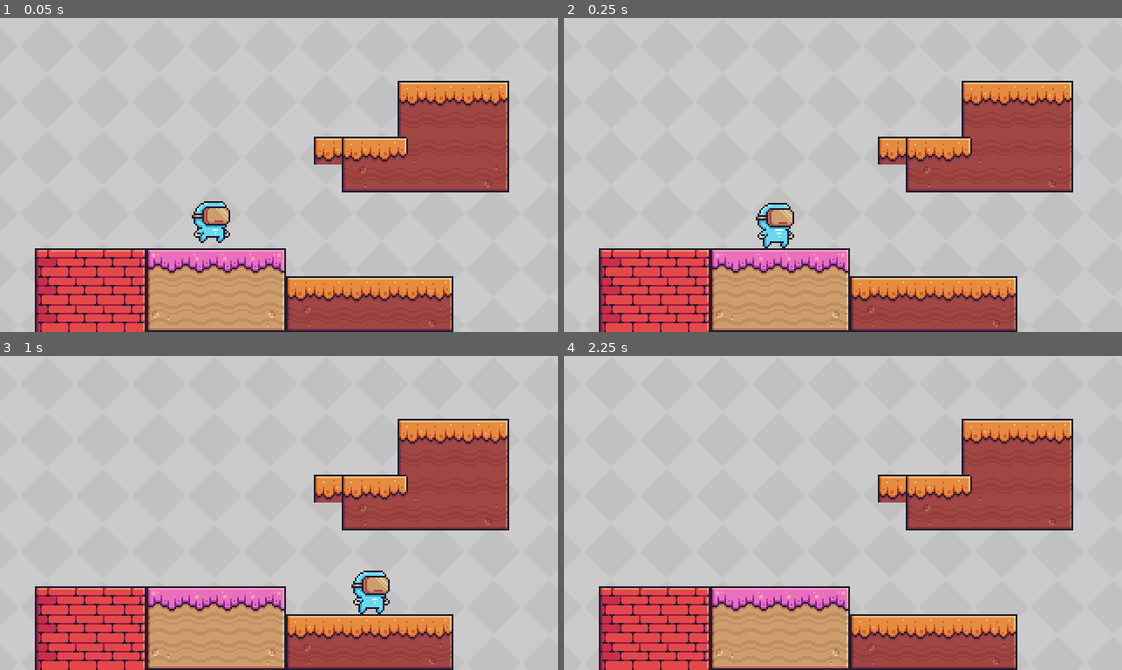
Above: before the commit, frames 1-4 (two rows, left to right).
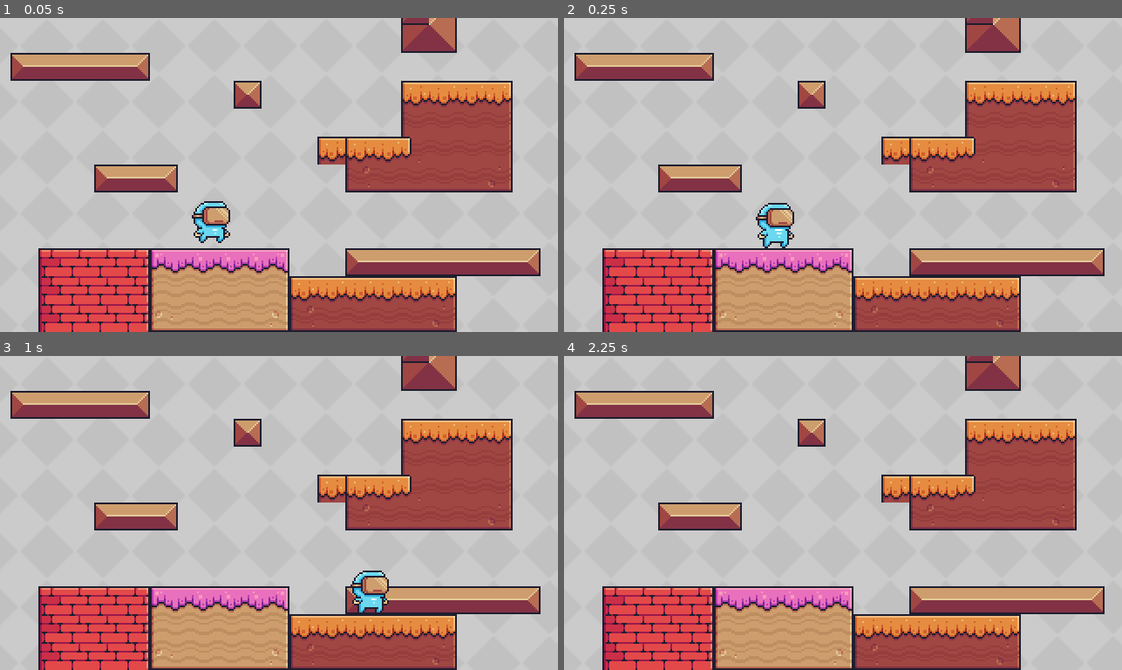
Above: after the commit, the same moments.

Repository: oucar/437-final
Game: Godot game, scene res://Levels/Level1.tscn
Same seed, same stepped clock (60 frames per second), same inputs: the game is played once before the commit and once after it.
Inputs:
- Up to frame 1 (0.05 s): no input
- Up to frame 2 (0.25 s): no input
- Up to frame 3 (1 s): hold D (right) from 0.53 s (still down)
- Up to frame 4 (2.25 s): release D (right) at 1.28 s; hold S (down) 1.28-2.03 s; tap Enter at 2 s; hold D (right) from 2.03 s (still down)

The runs differ from the first frame. In frame 1, 14% of the frame differs, in the area x 1-97%, y 0-100%; in frame 2, 14%; in frame 3, 14%; in frame 4, 14%.

Commit message:
completed the collisions for tileset

Diff:
--- a/Levels/Level1.tscn
+++ b/Levels/Level1.tscn
@@ -13,6 +13,7 @@
 region_rect = Rect2( 0, 0, 1000, 1000 )
 
 [node name="TileMap" type="TileMap" parent="."]
+position = Vector2( 2, 0 )
 tile_set = ExtResource( 2 )
 cell_size = Vector2( 16, 16 )
 format = 1
--- a/Levels/Tileset.tres
+++ b/Levels/Tileset.tres
@@ -999,3 +999,95 @@
 "shape_transform": Transform2D( 1, 0, 0, 1, 0, 0 )
 } ]
 6/z_index = 0
+7/name = "Terrain (16x16).png 7"
+7/texture = ExtResource( 1 )
+7/tex_offset = Vector2( 0, 0 )
+7/modulate = Color( 1, 1, 1, 1 )
+7/region = Rect2( 192, 0, 64, 48 )
+7/tile_mode = 1
+7/autotile/bitmask_mode = 1
+7/autotile/bitmask_flags = [ Vector2( 0, 0 ), 48, Vector2( 0, 1 ), 16, Vector2( 1, 0 ), 56, Vector2( 1, 1 ), 432, Vector2( 1, 2 ), 54, Vector2( 2, 0 ), 24, Vector2( 2, 1 ), 216, Vector2( 2, 2 ), 27, Vector2( 3, 0 ), 144, Vector2( 3, 1 ), 146, Vector2( 3, 2 ), 18 ]
+7/autotile/icon_coordinate = Vector2( 0, 0 )
+7/autotile/tile_size = Vector2( 16, 16 )
+7/autotile/spacing = 0
+7/autotile/occluder_map = [  ]
+7/autotile/navpoly_map = [  ]
+7/autotile/priority_map = [  ]
+7/autotile/z_index_map = [  ]
+7/occluder_offset = Vector2( 0, 0 )
+7/navigation_offset = Vector2( 0, 0 )
+7/shape_offset = Vector2( 0, 0 )
+7/shape_transform = Transform2D( 1, 0, 0, 1, 0, 0 )
+7/shape_one_way = false
+7/shape_one_way_margin = 0.0
+7/shapes = [  ]
+7/z_index = 0
+8/name = "Terrain (16x16).png 8"
+8/texture = ExtResource( 1 )
+8/tex_offset = Vector2( 0, 0 )
+8/modulate = Color( 1, 1, 1, 1 )
+8/region = Rect2( 192, 64, 64, 48 )
+8/tile_mode = 1
+8/autotile/bitmask_mode = 1
+8/autotile/bitmask_flags = [ Vector2( 0, 0 ), 48, Vector2( 0, 1 ), 16, Vector2( 1, 0 ), 56, Vector2( 1, 1 ), 432, Vector2( 1, 2 ), 54, Vector2( 2, 0 ), 24, Vector2( 2, 1 ), 216, Vector2( 2, 2 ), 27, Vector2( 3, 0 ), 144, Vector2( 3, 1 ), 146, Vector2( 3, 2 ), 18 ]
+8/autotile/icon_coordinate = Vector2( 0, 0 )
+8/autotile/tile_size = Vector2( 16, 16 )
+8/autotile/spacing = 0
+8/autotile/occluder_map = [  ]
+8/autotile/navpoly_map = [  ]
+8/autotile/priority_map = [  ]
+8/autotile/z_index_map = [  ]
+8/occluder_offset = Vector2( 0, 0 )
+8/navigation_offset = Vector2( 0, 0 )
+8/shape_offset = Vector2( 0, 0 )
+8/shape_transform = Transform2D( 1, 0, 0, 1, 0, 0 )
+8/shape_one_way = false
+8/shape_one_way_margin = 0.0
+8/shapes = [  ]
+8/z_index = 0
+9/name = "Terrain (16x16).png 9"
+9/texture = ExtResource( 1 )
+9/tex_offset = Vector2( 0, 0 )
+9/modulate = Color( 1, 1, 1, 1 )
+9/region = Rect2( 192, 128, 64, 48 )
+9/tile_mode = 1
+9/autotile/bitmask_mode = 1
+9/autotile/bitmask_flags = [ Vector2( 0, 0 ), 48, Vector2( 0, 1 ), 16, Vector2( 1, 0 ), 56, Vector2( 1, 1 ), 432, Vector2( 1, 2 ), 54, Vector2( 2, 0 ), 24, Vector2( 2, 1 ), 216, Vector2( 2, 2 ), 27, Vector2( 3, 0 ), 144, Vector2( 3, 1 ), 146, Vector2( 3, 2 ), 18 ]
+9/autotile/icon_coordinate = Vector2( 0, 0 )
+9/autotile/tile_size = Vector2( 16, 16 )
+9/autotile/spacing = 0
+9/autotile/occluder_map = [  ]
+9/autotile/navpoly_map = [  ]
+9/autotile/priority_map = [  ]
+9/autotile/z_index_map = [  ]
+9/occluder_offset = Vector2( 0, 0 )
+9/navigation_offset = Vector2( 0, 0 )
+9/shape_offset = Vector2( 0, 0 )
+9/shape_transform = Transform2D( 1, 0, 0, 1, 0, 0 )
+9/shape_one_way = false
+9/shape_one_way_margin = 0.0
+9/shapes = [  ]
+9/z_index = 0
+10/name = "Terrain (16x16).png 10"
+10/texture = ExtResource( 1 )
+10/tex_offset = Vector2( 0, 0 )
+10/modulate = Color( 1, 1, 1, 1 )
+10/region = Rect2( 272, 128, 64, 48 )
+10/tile_mode = 1
+10/autotile/bitmask_mode = 1
+10/autotile/bitmask_flags = [ Vector2( 0, 0 ), 48, Vector2( 0, 1 ), 16, Vector2( 1, 0 ), 56, Vector2( 1, 1 ), 432, Vector2( 1, 2 ), 54, Vector2( 2, 0 ), 24, Vector2( 2, 1 ), 216, Vector2( 2, 2 ), 27, Vector2( 3, 0 ), 144, Vector2( 3, 1 ), 146, Vector2( 3, 2 ), 18 ]
+10/autotile/icon_coordinate = Vector2( 0, 0 )
+10/autotile/tile_size = Vector2( 16, 16 )
+10/autotile/spacing = 0
+10/autotile/occluder_map = [  ]
+10/autotile/navpoly_map = [  ]
+10/autotile/priority_map = [  ]
+10/autotile/z_index_map = [  ]
+10/occluder_offset = Vector2( 0, 0 )
+10/navigation_offset = Vector2( 0, 0 )
+10/shape_offset = Vector2( 0, 0 )
+10/shape_transform = Transform2D( 1, 0, 0, 1, 0, 0 )
+10/shape_one_way = false
+10/shape_one_way_margin = 0.0
+10/shapes = [  ]
+10/z_index = 0
